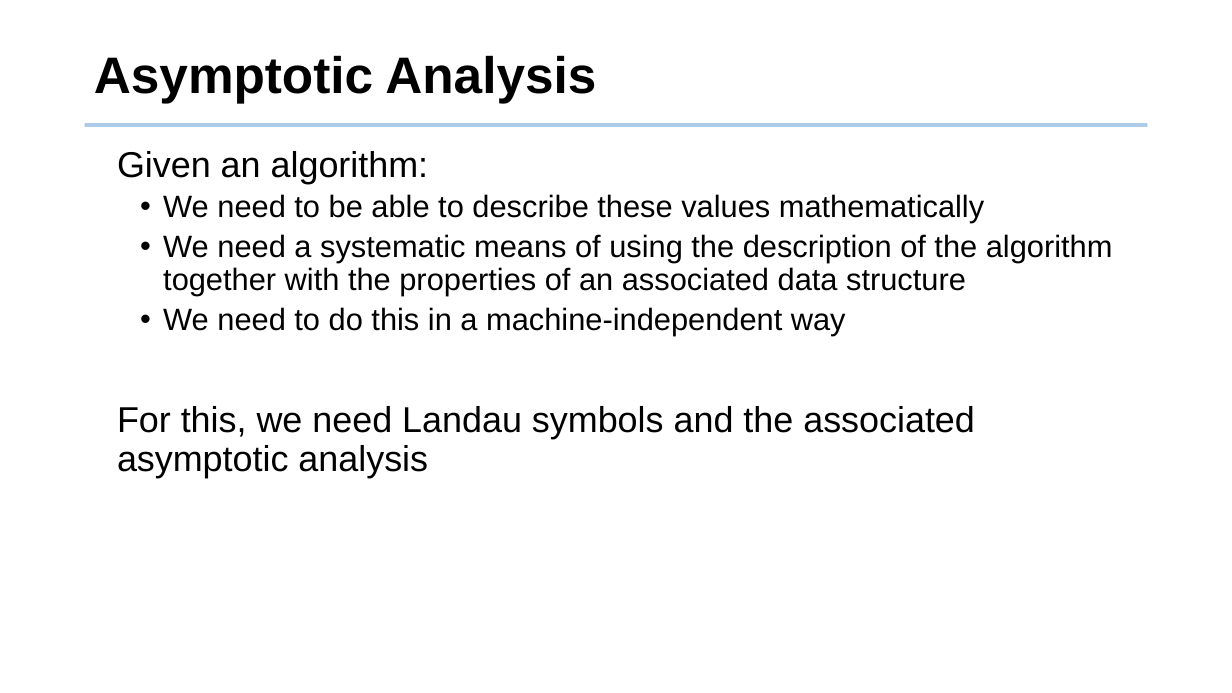
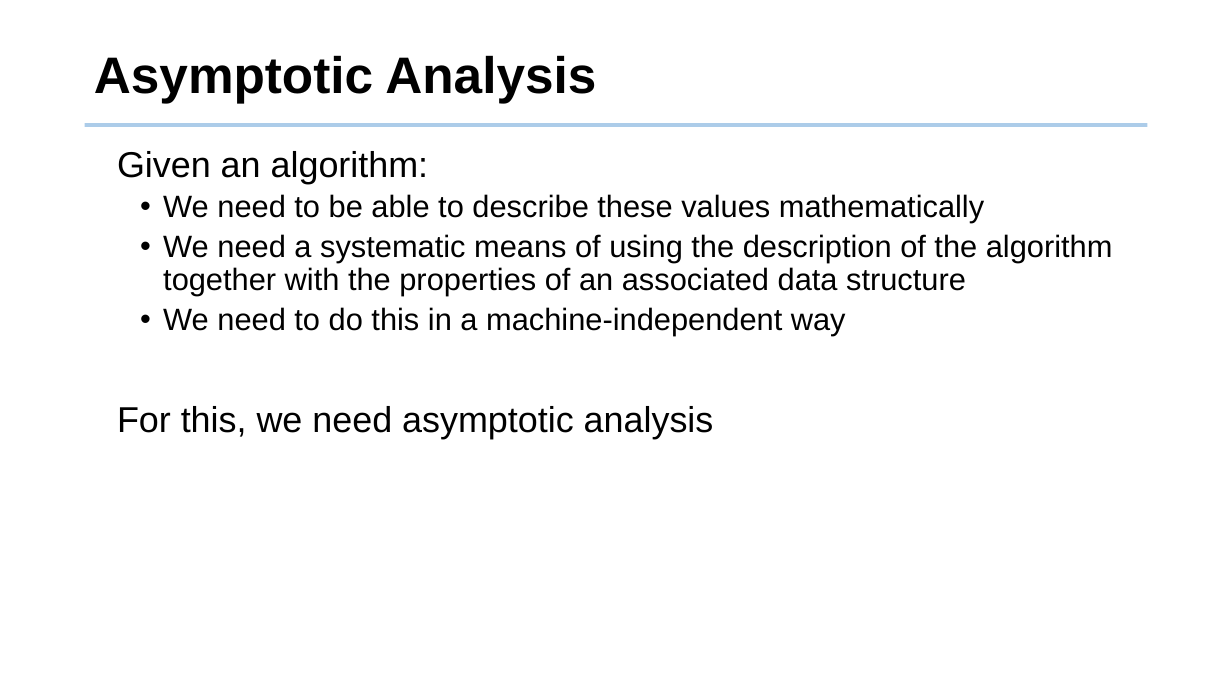
Before and after one commit to tsung-wei-huang/cs2420, a slide deck: slide 9 of slides/asymptotic_analysis.pptx. Drawn at 1232x693 pixels with LibreOffice and Linux fonts; fonts in the diff are those of the drawing; background and template pictures are left out. Boxes give left, top, right and bottom in pixels: in the first picture for what was removed or moved away, otherwise in the second. Text is boxed around its words. In the diff, an @@ line names an element or a change of style, - is before the commit and + after.

Commit message:
updated lecture2

```diff
--- a/slides/asymptotic_analysis.pptx
+++ b/slides/asymptotic_analysis.pptx
@@ text at (x1=117, y1=406, x2=714, y2=439): text changed @@
-For this, we need Landau symbols and the associated asymptotic analysis
+For this, we need asymptotic analysis
```
Also in this commit, not shown: 8 other slides changed, 4 slides added, 2 other files.
